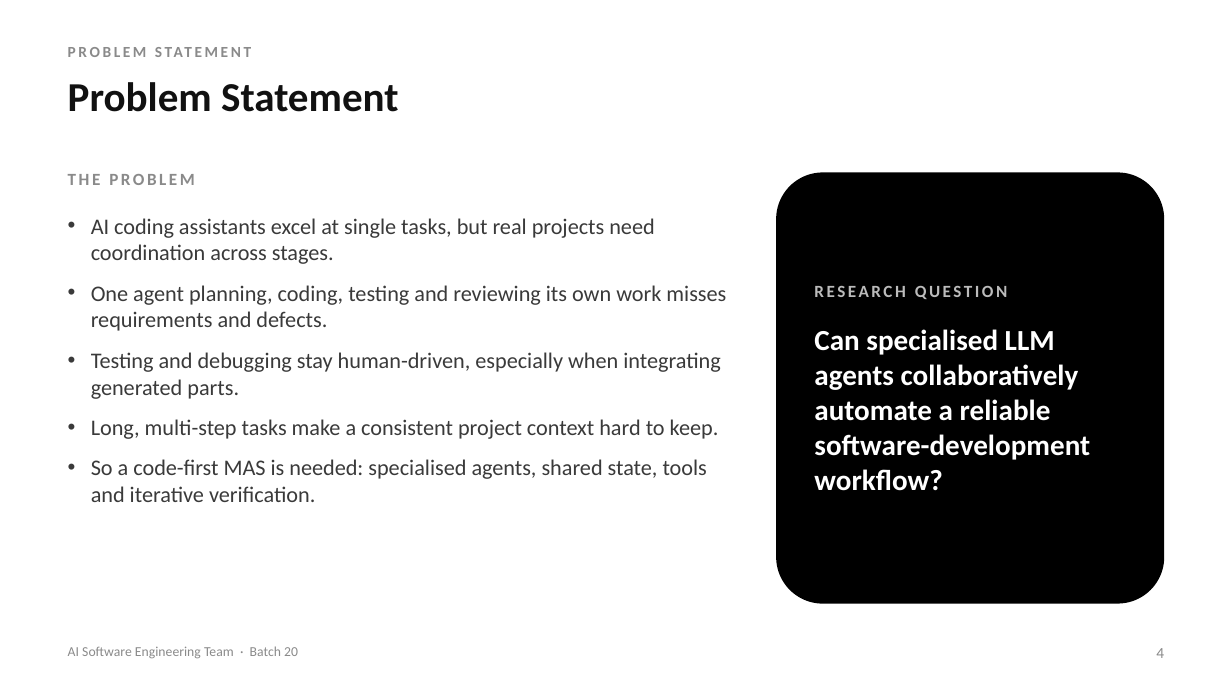
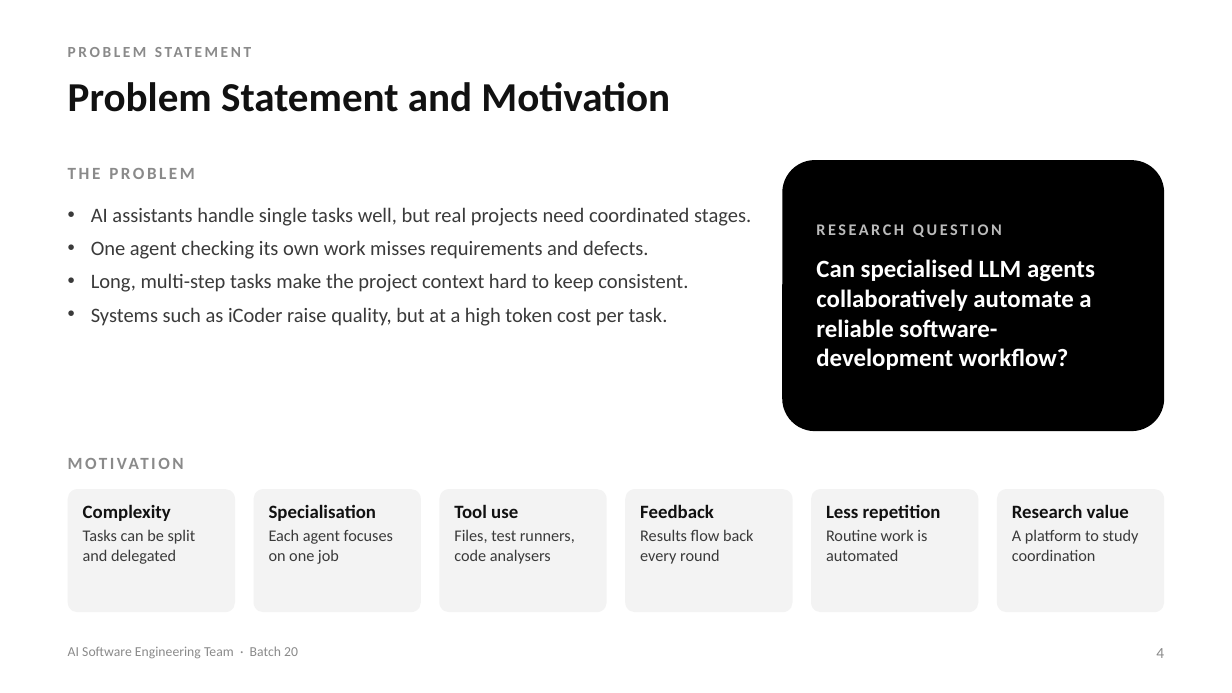
Before and after one commit to Varshith-092006/MAS, a slide deck: slide 4 of presentation/MAS_2nd_Review.pptx. Drawn at 1232x693 pixels with LibreOffice and Linux fonts; fonts in the diff are those of the drawing. Boxes give left, top, right and bottom in pixels: in the first picture for what was removed or moved away, otherwise in the second. Text is boxed around its words. In the diff, an @@ line names an element or a change of style, - is before the commit and + after.

```diff
--- a/presentation/MAS_2nd_Review.pptx
+++ b/presentation/MAS_2nd_Review.pptx
@@ text at box(68, 82, 670, 112): text changed @@
-Problem Statement
+Problem Statement and Motivation
@@ text "THE PROBLEM": place and size @@
-text "THE PROBLEM" at box(68, 174, 194, 185)
+text "THE PROBLEM" at box(68, 168, 194, 179)
@@ rounded rectangle "RESEARCH QUESTION": place and size @@
-rounded rectangle "RESEARCH QUESTION" at box(776, 172, 1164, 604)
+rounded rectangle "RESEARCH QUESTION" at box(782, 160, 1164, 431)
@@ rounded rectangle "RESEARCH QUESTION" at box(782, 160, 1164, 431): size 10 to 9.5 pt in "RESEARCH QUESTION"; size 17 to 14.5 pt in "Can specialised LLM agents collaboratively automate a ..."; less space between paragraphs @@
@@ text at box(91, 207, 751, 326): text changed; size 13 to 12 pt @@
-• AI coding assistants excel at single tasks, but real projects need coordination across stages.
-• One agent planning, coding, testing and reviewing its own work misses requirements and defects.
-• Testing and debugging stay human-driven, especially when integrating generated parts.
-• Long, multi-step tasks make a consistent project context hard to keep.
-• So a code-first MAS is needed: specialised agents, shared state, tools and iterative verification.
+• AI assistants handle single tasks well, but real projects need coordinated stages.
+• One agent checking its own work misses requirements and defects.
+• Long, multi-step tasks make the project context hard to keep consistent.
+• Systems such as iCoder raise quality, but at a high token cost per task.
@@ text added at box(68, 450, 1164, 484), 10 pt, text #8A8A8A, bold @@
+MOTIVATION
@@ rounded rectangle added at box(68, 489, 235, 612), fill #F3F3F3, 9.5 pt, text #3A3A3A @@
+Complexity
+Tasks can be split and delegated
@@ rounded rectangle added at box(254, 489, 421, 612), fill #F3F3F3, 9.5 pt, text #3A3A3A @@
+Specialisation
+Each agent focuses on one job
@@ rounded rectangle added at box(440, 489, 607, 612), fill #F3F3F3, 9.5 pt, text #3A3A3A @@
+Tool use
+Files, test runners, code analysers
@@ rounded rectangle added at box(626, 489, 793, 612), fill #F3F3F3, 9.5 pt, text #3A3A3A @@
+Feedback
+Results flow back every round
@@ rounded rectangle added at box(811, 489, 978, 612), fill #F3F3F3, 9.5 pt, text #3A3A3A @@
+Less repetition
+Routine work is automated
@@ rounded rectangle added at box(997, 489, 1164, 612), fill #F3F3F3, 9.5 pt, text #3A3A3A @@
+Research value
+A platform to study coordination
```
Also in this commit, not shown: 15 other slides changed, 8 slides added, 8 slides removed, 7 other files.
